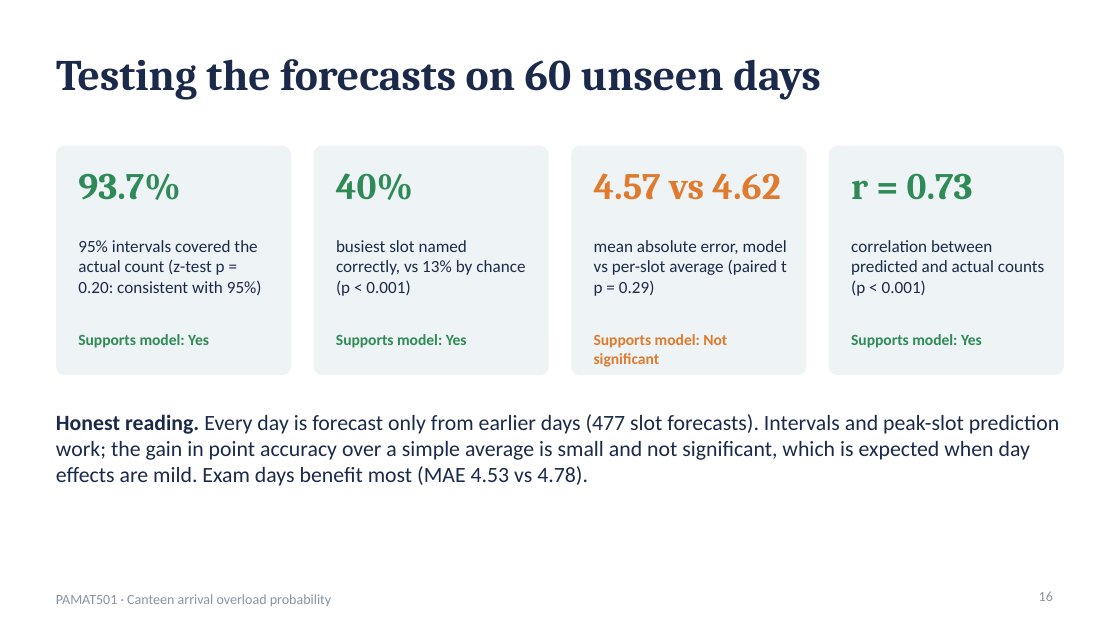
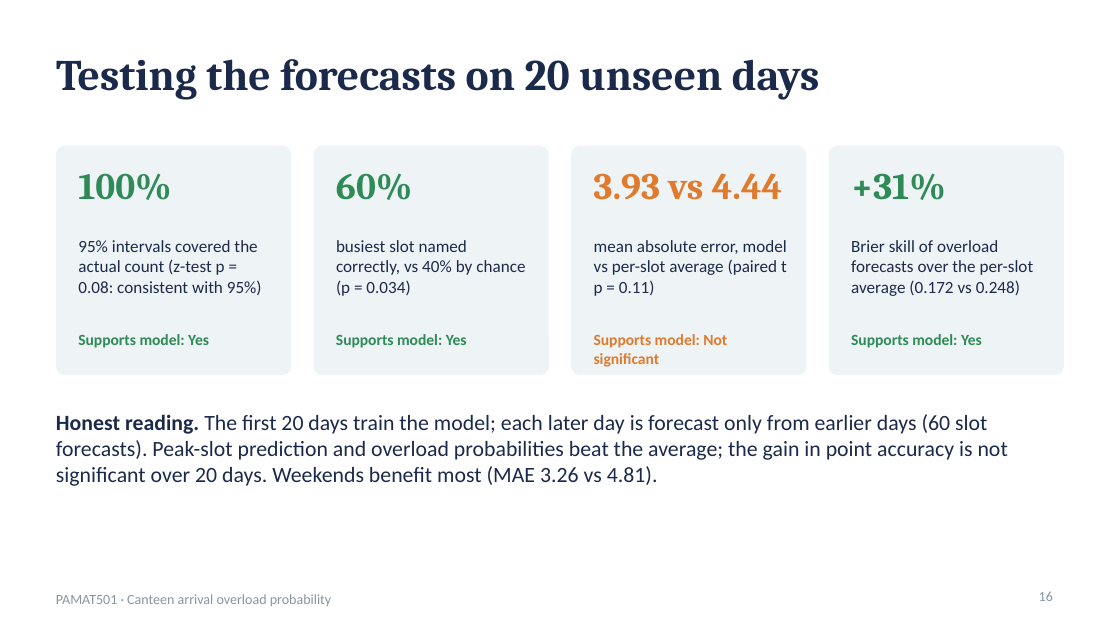
Before and after one commit to FarazAkhtarKhan/CanteenFlow, a slide deck: slide 16 of presentation/canteenflow_presentation.pptx. Drawn at 1120x630 pixels with LibreOffice and Linux fonts; fonts in the diff are those of the drawing. Boxes give left, top, right and bottom in pixels: in the first picture for what was removed or moved away, otherwise in the second. Text is boxed around its words. In the diff, an @@ line names an element or a change of style, - is before the commit and + after.

```diff
--- a/presentation/canteenflow_presentation.pptx
+++ b/presentation/canteenflow_presentation.pptx
@@ title at [56,59,820,100]: text changed @@
-Testing the forecasts on 60 unseen days
+Testing the forecasts on 20 unseen days
@@ text at [78,173,171,200]: text changed @@
-93.7%
+100%
@@ text at [336,173,412,200]: text changed @@
-40%
+60%
@@ text at [594,173,783,200]: text changed @@
-4.57 vs 4.62
+3.93 vs 4.44
@@ text at [851,173,946,200]: text changed @@
-r = 0.73
++31%
@@ text at [78,240,262,295]: text changed @@
-95% intervals covered the actual count (z-test p = 0.20: consistent with 95%)
+95% intervals covered the actual count (z-test p = 0.08: consistent with 95%)
@@ text at [336,240,525,296]: text changed @@
-busiest slot named correctly, vs 13% by chance (p < 0.001)
+busiest slot named correctly, vs 40% by chance (p = 0.034)
@@ text at [594,240,787,296]: text changed @@
-mean absolute error, model vs per-slot average (paired t p = 0.29)
+mean absolute error, model vs per-slot average (paired t p = 0.11)
@@ text at [851,240,1034,296]: text changed @@
-correlation between predicted and actual counts (p < 0.001)
+Brier skill of overload forecasts over the per-slot average (0.172 vs 0.248)
@@ text at [56,414,1008,486]: text changed @@
-Honest reading. Every day is forecast only from earlier days (477 slot forecasts). Intervals and peak-slot prediction work; the gain in point accuracy over a simple average is small and not significant, which is expected when day effects are mild. Exam days benefit most (MAE 4.53 vs 4.78).
+Honest reading. The first 20 days train the model; each later day is forecast only from earlier days (60 slot forecasts). Peak-slot prediction and overload probabilities beat the average; the gain in point accuracy is not significant over 20 days. Weekends benefit most (MAE 3.26 vs 4.81).
```
Also in this commit, not shown: 14 other slides changed, 28 other files.
